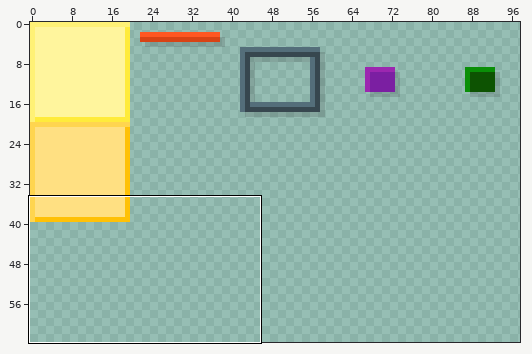
Edited in one commit: pixel-art file (res/tiles.aseprite). The first picture is a wide view before the edit; the outline marks the close-up.
Close-up. The starting point:
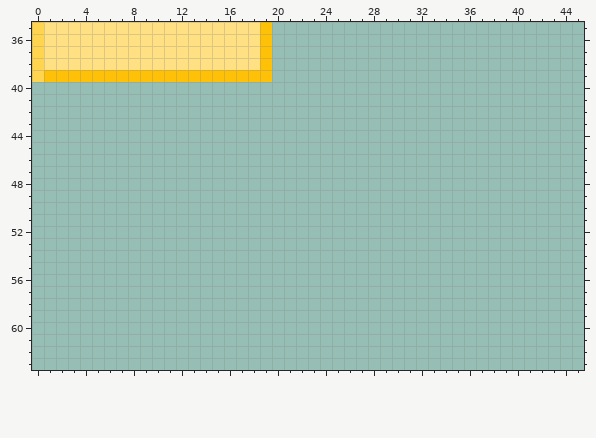
200x200 pixels, 1 frame. Shown: x 0..45, y 35..63. The wide view leaves out empty margins.
New version:
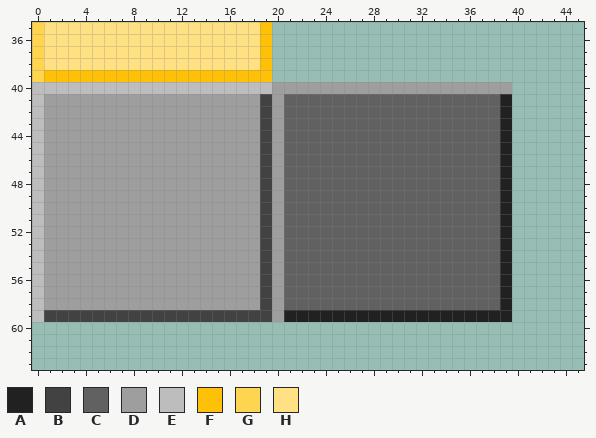
Palette (. is transparent): A #212121  B #424242  C #616161  D #9e9e9e  E #bdbdbd  F #ffc107  G #ffd54f  H #ffe082
Edits made:
Changed rows in their new state; - is an unchanged pixel.
first column x 0:
40 EEEEEEEEEEEEEEEEEEEEDDDDDDDDDDDDDDDDDDDD
41 EDDDDDDDDDDDDDDDDDDBDCCCCCCCCCCCCCCCCCCA
42 EDDDDDDDDDDDDDDDDDDBDCCCCCCCCCCCCCCCCCCA
43 EDDDDDDDDDDDDDDDDDDBDCCCCCCCCCCCCCCCCCCA
44 EDDDDDDDDDDDDDDDDDDBDCCCCCCCCCCCCCCCCCCA
45 EDDDDDDDDDDDDDDDDDDBDCCCCCCCCCCCCCCCCCCA
46 EDDDDDDDDDDDDDDDDDDBDCCCCCCCCCCCCCCCCCCA
47 EDDDDDDDDDDDDDDDDDDBDCCCCCCCCCCCCCCCCCCA
48 EDDDDDDDDDDDDDDDDDDBDCCCCCCCCCCCCCCCCCCA
49 EDDDDDDDDDDDDDDDDDDBDCCCCCCCCCCCCCCCCCCA
50 EDDDDDDDDDDDDDDDDDDBDCCCCCCCCCCCCCCCCCCA
51 EDDDDDDDDDDDDDDDDDDBDCCCCCCCCCCCCCCCCCCA
52 EDDDDDDDDDDDDDDDDDDBDCCCCCCCCCCCCCCCCCCA
53 EDDDDDDDDDDDDDDDDDDBDCCCCCCCCCCCCCCCCCCA
54 EDDDDDDDDDDDDDDDDDDBDCCCCCCCCCCCCCCCCCCA
55 EDDDDDDDDDDDDDDDDDDBDCCCCCCCCCCCCCCCCCCA
56 EDDDDDDDDDDDDDDDDDDBDCCCCCCCCCCCCCCCCCCA
57 EDDDDDDDDDDDDDDDDDDBDCCCCCCCCCCCCCCCCCCA
58 EDDDDDDDDDDDDDDDDDDBDCCCCCCCCCCCCCCCCCCA
59 EBBBBBBBBBBBBBBBBBBBDAAAAAAAAAAAAAAAAAAA
Where, in picture pixels (left, top, right, bottom), the same in both close-ups:
added: (32, 82, 512, 322)
